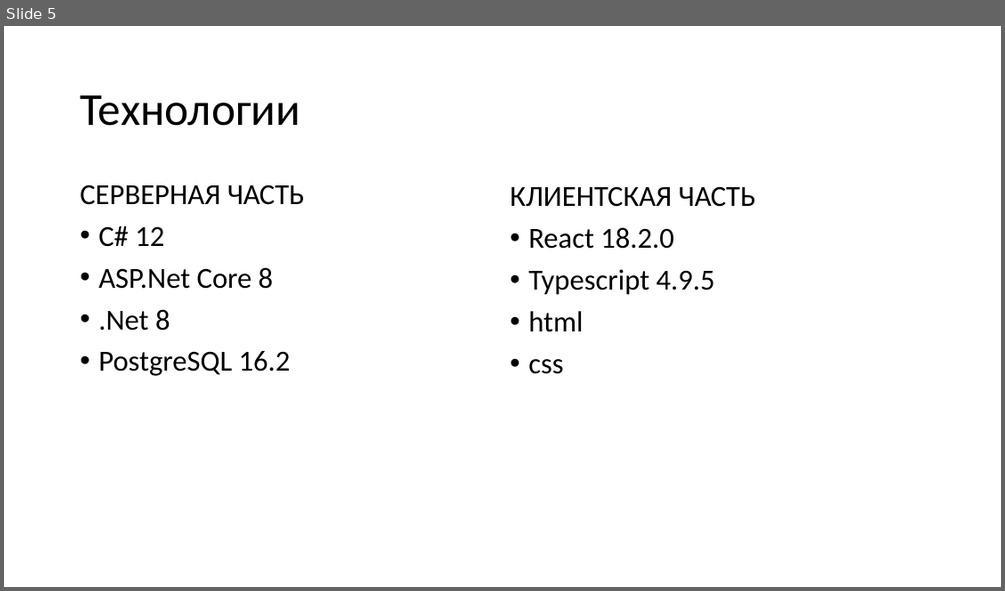
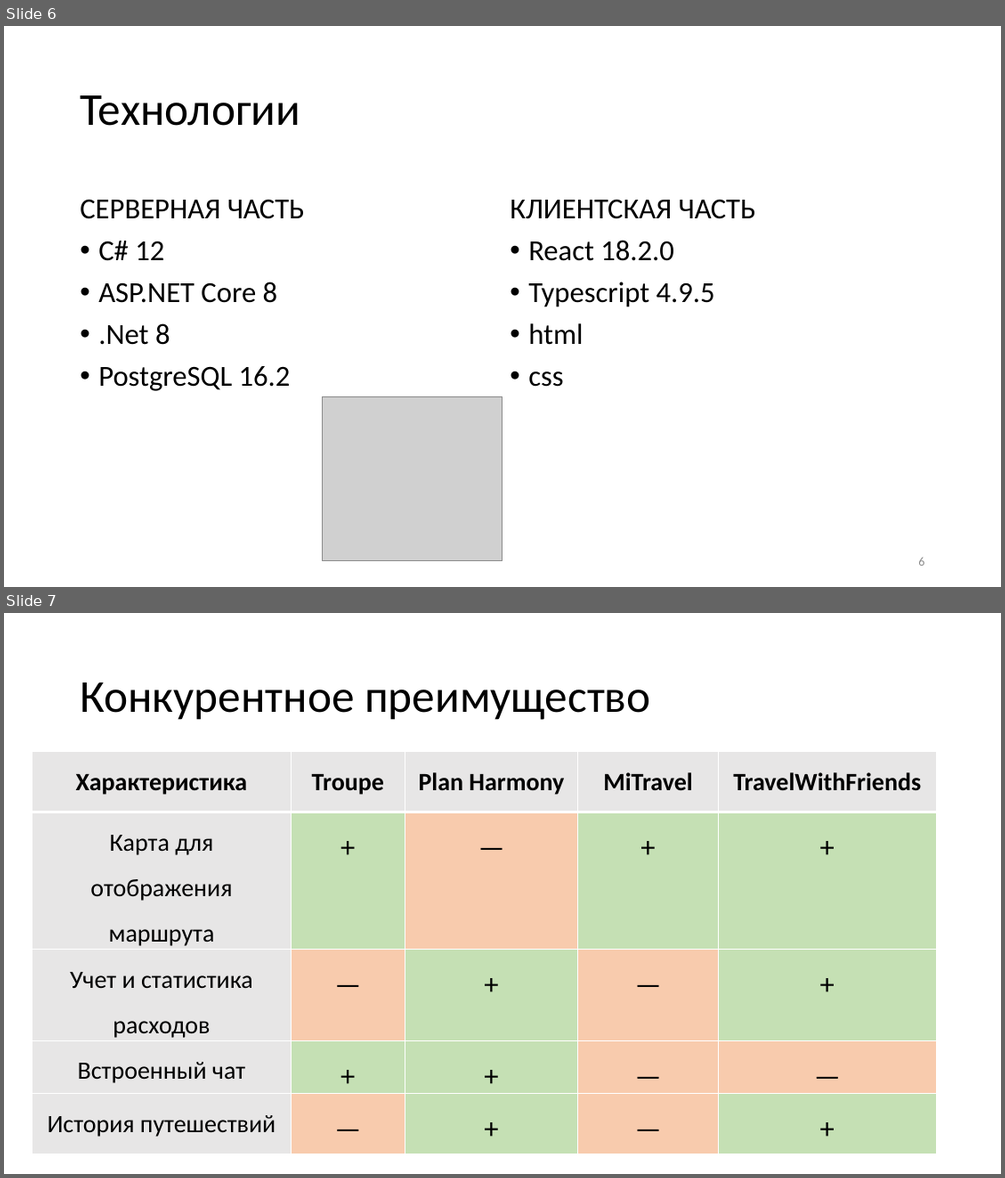
Before and after one commit to egoistique/TravelWithFriends, a slide deck: documentation/Презентация.pptx. Shown one above the other, each under a label of ours: slide 5 before the commit, slides 6 and 7 after it. The pictures are 1005x591 and 1005x1178 pixels, drawn with LibreOffice and Linux fonts; fonts in the diff are those of the drawing; grey boxes stand for pictures. Boxes give left, top, right and bottom in pixels: in the first picture for what was removed or moved away, otherwise in the second. Text is boxed around its words. In the diff, an @@ line names an element or a change of style, - is before the commit and + after.

```diff
--- a/documentation/Презентация.pptx
+++ b/documentation/Презентация.pptx
@@ slide 7 added at [4,613,1001,1174], background #FFFFFF @@
@@ title added at [80,682,650,720], 44 pt, text #000000 @@
+Конкурентное преимущество
@@ table added at [32,752,938,1140], 5 rows, 5 columns @@
+Характеристика | Troupe | Plan Harmony | MiTravel | TravelWithFriends
+Карта для отображения маршрута | + | — | + | +
+Учет и статистика расходов | — | + | — | +
+Встроенный чат | + | + | — | —
+История путешествий | — | + | — | +
@@ page number added at [918,1153,924,1156], 12 pt, text #8C8C8C @@
+7
@@ what was slide 5 is now slide 6 @@
@@ slide 6 changed as well @@
@@ text "СЕРВЕРНАЯ ЧАСТЬ": place and size @@
-text "СЕРВЕРНАЯ ЧАСТЬ" at [80,184,305,376]
+text "СЕРВЕРНАЯ ЧАСТЬ" at [80,199,305,391]
@@ text "КЛИЕНТСКАЯ ЧАСТЬ": place and size @@
-text "КЛИЕНТСКАЯ ЧАСТЬ" at [510,186,756,374]
+text "КЛИЕНТСКАЯ ЧАСТЬ" at [510,199,756,386]
@@ text at [98,281,278,303]: text changed @@
-• ASP.Net Core 8
+• ASP.NET Core 8
@@ picture added at [322,396,502,561] @@
@@ page number added at [918,557,924,565], 12 pt, text #8C8C8C @@
+6
```
Also in this commit, not shown: 7 other slides changed, 3 other slides added, 5 slides removed, 1 other file.
